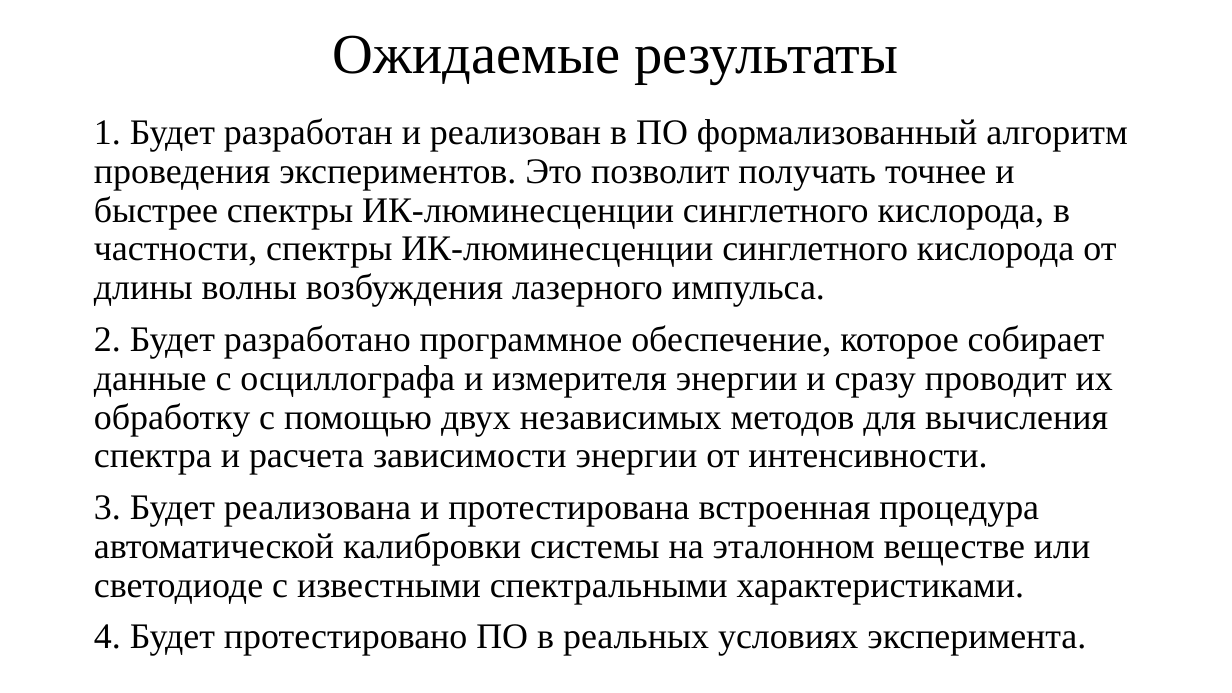
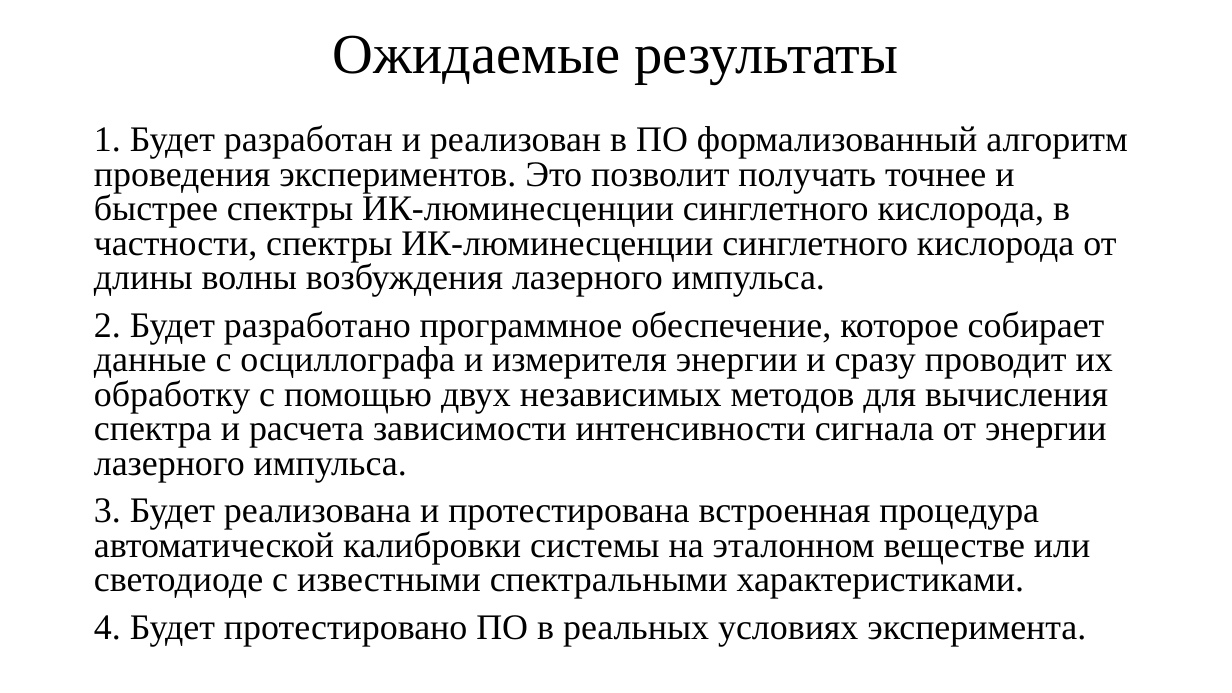
Before and after one commit to KeroDeep/Education, a slide deck: slide 12 of Novosibirsk_State_University/Дипломная работа/Зачет.pptx (slide 11 before the commit). Drawn at 1232x693 pixels with LibreOffice and Linux fonts; fonts in the diff are those of the drawing. Boxes give left, top, right and bottom in pixels: in the first picture for what was removed or moved away, otherwise in the second. Text is boxed around its words. In the diff, an @@ line names an element or a change of style, - is before the commit and + after.

```diff
--- a/Novosibirsk_State_University/Дипломная работа/Зачет.pptx
+++ b/Novosibirsk_State_University/Дипломная работа/Зачет.pptx
@@ text at (94, 125, 1127, 646): line spacing 0.9 to 0.8 @@
@@ text at (94, 311, 1113, 482): text changed @@
-2. Будет разработано программное обеспечение, которое собирает данные с осциллографа и измерителя энергии и сразу проводит их обработку с помощью двух независимых методов для вычисления спектра и расчета зависимости энергии от интенсивности.
+2. Будет разработано программное обеспечение, которое собирает данные с осциллографа и измерителя энергии и сразу проводит их обработку с помощью двух независимых методов для вычисления спектра и расчета зависимости интенсивности сигнала от энергии лазерного импульса.
```
Also in this commit, not shown: 7 other slides changed, 1 slide added, 15 other files.
